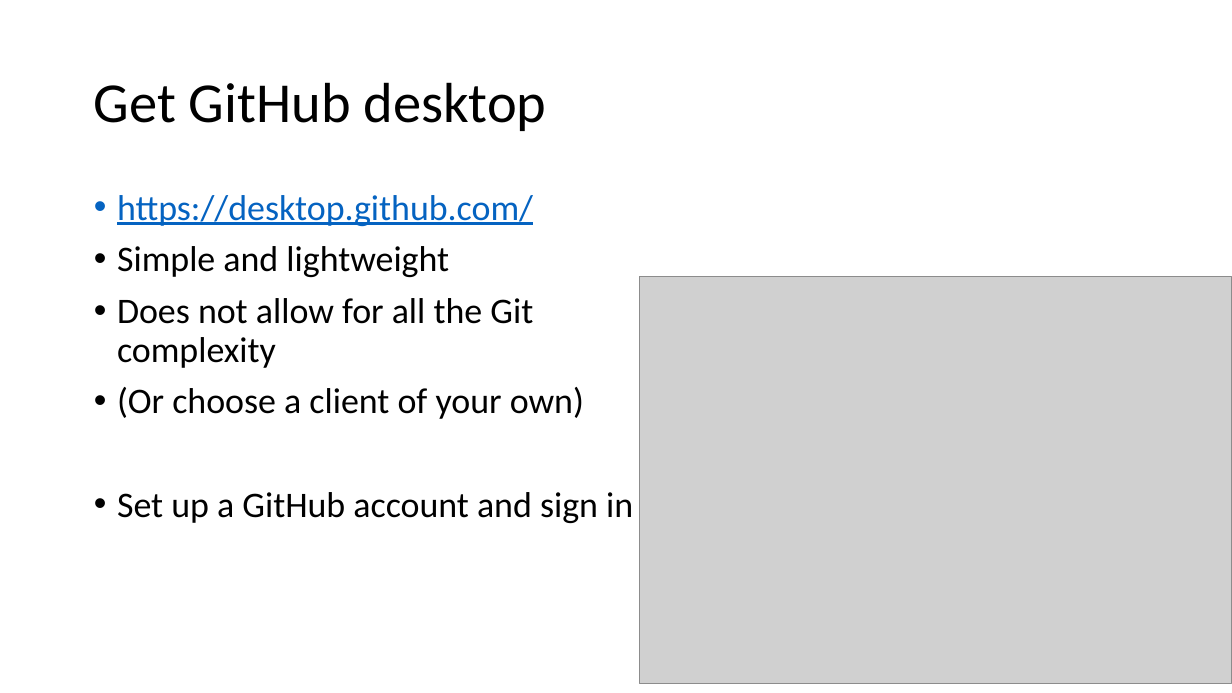
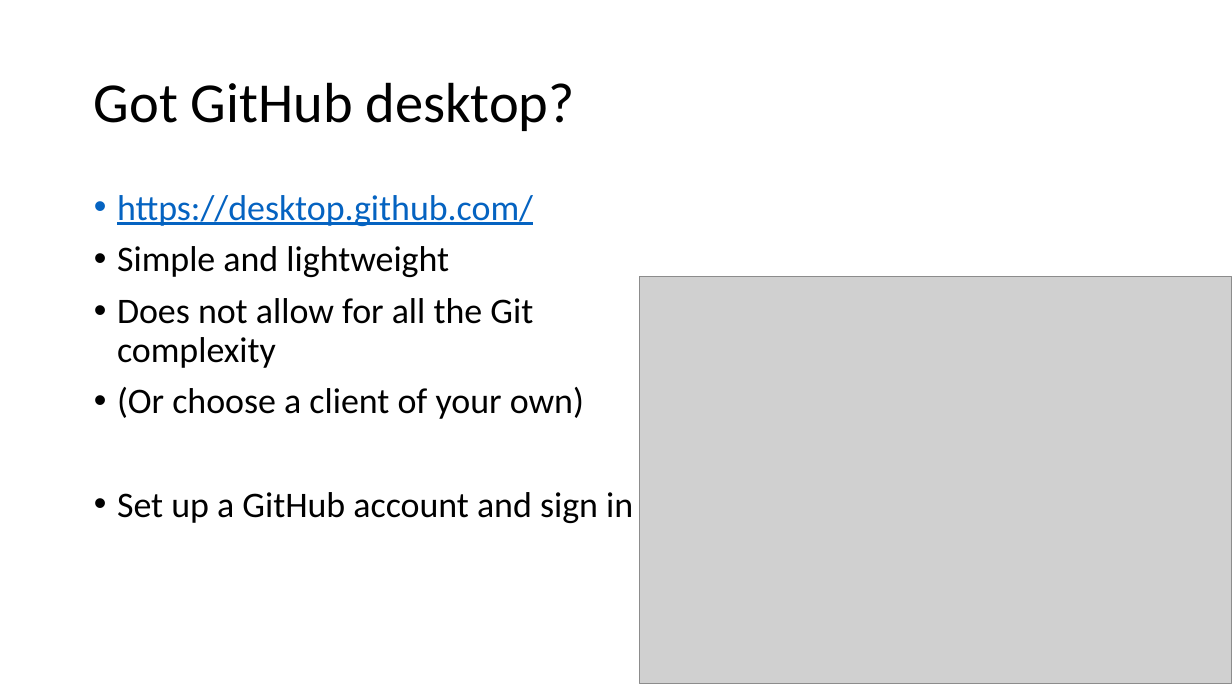
Before and after one commit to yuricai/Phys520, a slide deck: slide 2 of 01_GitTutorial/HowToGit - hands on.pptx. Drawn at 1232x693 pixels with LibreOffice and Linux fonts; fonts in the diff are those of the drawing; grey boxes stand for pictures. Boxes give left, top, right and bottom in pixels: in the first picture for what was removed or moved away, otherwise in the second. Text is boxed around its words. In the diff, an @@ line names an element or a change of style, - is before the commit and + after.

```diff
--- a/01_GitTutorial/HowToGit - hands on.pptx
+++ b/01_GitTutorial/HowToGit - hands on.pptx
@@ title at (94, 82, 574, 131): text changed @@
-Get GitHub desktop
+Got GitHub desktop?
```
Also in this commit, not shown: 7 other slides changed, 5 slides added, 1 slide removed, 2 other files.
